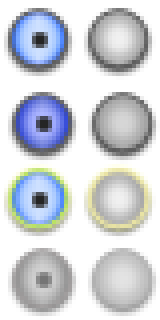
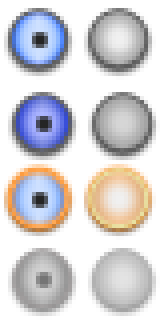
Layers edited between the first and the second 160 x 320 image:
pixels changed over [4, 164, 156, 236] (layer not identified)
